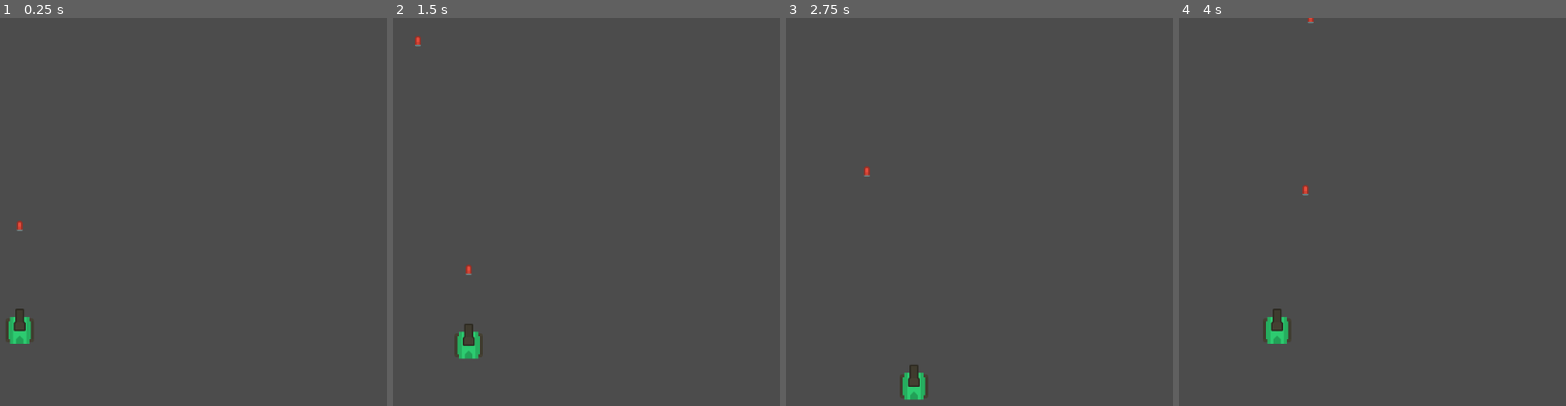
Above: before the commit, frames 1-4 (left to right).
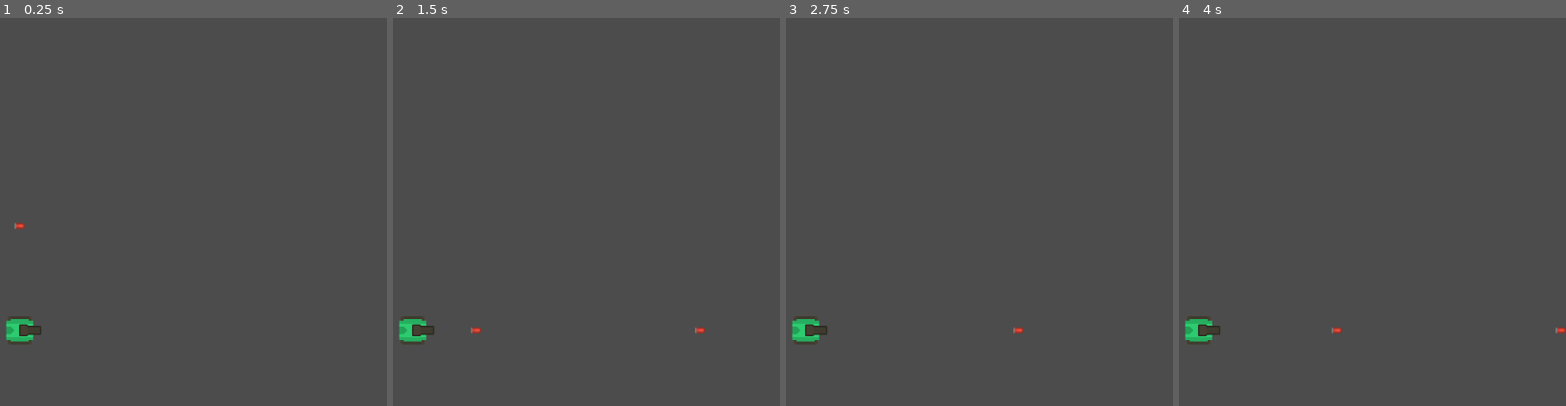
Above: after the commit, the same moments.

Repository: soapmactavish23/rogue_tank
Game: Godot game, scene res://scenes/test_area.tscn
The game is run twice, just before and just after one commit, with the same random seed, the same clock (stepped at 60 frames per second) and the same inputs.
Inputs:
- Up to frame 1 (0.25 s): no input
- Up to frame 2 (1.5 s): tap Enter at 0.5 s; hold Right (ui_right) 0.53-1.28 s; tap Space (ui_shoot) at 0.6, 1.35 s; hold Down (ui_down) from 1.28 s (still down)
- Up to frame 3 (2.75 s): release Down (ui_down) at 2.03 s; hold Right (ui_right) from 2.03 s (still down); tap Space (ui_shoot) at 2.1 s
- Up to frame 4 (4 s): release Right (ui_right) at 2.78 s; hold Up (ui_up) 2.78-3.53 s; tap Space (ui_shoot) at 2.85, 3.6 s; hold Left (ui_left) from 3.53 s (still down)

The runs differ from the first frame. In frame 1, 0.4% of the frame differs, in the area x 1-11%, y 52-84%; in frame 2, 1.2%, in the area x 1-81%, y 4-88%; in frame 3, 1.1%; in frame 4, 1.2%.
Error after the commit: Invalid type in function 'look_at' in base 'KinematicBody2D (tank.gd)'. Cannot convert argument 1 from int to Vector2. (res://scripts/tank.gd:32)

Commit message:
Criando o fogo de disparo da torreta do canhão

Diff:
--- a/project.godot
+++ b/project.godot
@@ -16,7 +16,24 @@
 
 [input]
 
+ui_left=[ Object(InputEventKey,"resource_local_to_scene":false,"resource_name":"","device":0,"alt":false,"shift":false,"control":false,"meta":false,"command":false,"pressed":false,"scancode":16777231,"unicode":0,"echo":false,"script":null)
+, Object(InputEventJoypadButton,"resource_local_to_scene":false,"resource_name":"","device":0,"button_index":14,"pressure":0.0,"pressed":false,"script":null)
+, Object(InputEventKey,"resource_local_to_scene":false,"resource_name":"","device":0,"alt":false,"shift":false,"control":false,"meta":false,"command":false,"pressed":false,"scancode":65,"unicode":0,"echo":false,"script":null)
+ ]
+ui_right=[ Object(InputEventKey,"resource_local_to_scene":false,"resource_name":"","device":0,"alt":false,"shift":false,"control":false,"meta":false,"command":false,"pressed":false,"scancode":16777233,"unicode":0,"echo":false,"script":null)
+, Object(InputEventJoypadButton,"resource_local_to_scene":false,"resource_name":"","device":0,"button_index":15,"pressure":0.0,"pressed":false,"script":null)
+, Object(InputEventKey,"resource_local_to_scene":false,"resource_name":"","device":0,"alt":false,"shift":false,"control":false,"meta":false,"command":false,"pressed":false,"scancode":68,"unicode":0,"echo":false,"script":null)
+ ]
+ui_up=[ Object(InputEventKey,"resource_local_to_scene":false,"resource_name":"","device":0,"alt":false,"shift":false,"control":false,"meta":false,"command":false,"pressed":false,"scancode":16777232,"unicode":0,"echo":false,"script":null)
+, Object(InputEventJoypadButton,"resource_local_to_scene":false,"resource_name":"","device":0,"button_index":12,"pressure":0.0,"pressed":false,"script":null)
+, Object(InputEventKey,"resource_local_to_scene":false,"resource_name":"","device":0,"alt":false,"shift":false,"control":false,"meta":false,"command":false,"pressed":false,"scancode":87,"unicode":0,"echo":false,"script":null)
+ ]
+ui_down=[ Object(InputEventKey,"resource_local_to_scene":false,"resource_name":"","device":0,"alt":false,"shift":false,"control":false,"meta":false,"command":false,"pressed":false,"scancode":16777234,"unicode":0,"echo":false,"script":null)
+, Object(InputEventJoypadButton,"resource_local_to_scene":false,"resource_name":"","device":0,"button_index":13,"pressure":0.0,"pressed":false,"script":null)
+, Object(InputEventKey,"resource_local_to_scene":false,"resource_name":"","device":0,"alt":false,"shift":false,"control":false,"meta":false,"command":false,"pressed":false,"scancode":83,"unicode":0,"echo":false,"script":null)
+ ]
 ui_shoot=[ Object(InputEventKey,"resource_local_to_scene":false,"resource_name":"","device":0,"alt":false,"shift":false,"control":false,"meta":false,"command":false,"pressed":false,"scancode":32,"unicode":0,"echo":false,"script":null)
+, Object(InputEventMouseButton,"resource_local_to_scene":false,"resource_name":"","device":0,"alt":false,"shift":false,"control":false,"meta":false,"command":false,"button_mask":0,"position":Vector2( 0, 0 ),"global_position":Vector2( 0, 0 ),"factor":1.0,"button_index":1,"pressed":false,"doubleclick":false,"script":null)
  ]
 
 [rendering]
--- a/scenes/bullet.tscn
+++ b/scenes/bullet.tscn
@@ -1,17 +1,47 @@
 [gd_scene load_steps=4 format=2]
 
-[ext_resource path="res://sprites/bulletRed1_outline.png" type="Texture" id=1]
-[ext_resource path="res://scripts/bullet.gd" type="Script" id=2]
+[ext_resource path="res://scripts/bullet.gd" type="Script" id=1]
+[ext_resource path="res://sprites/bulletRed1_outline.png" type="Texture" id=2]
 
 [sub_resource type="CapsuleShape2D" id=1]
+
+custom_solver_bias = 0.0
 radius = 4.0
 height = 8.0
 
-[node name="bullet" type="Area2D"]
-script = ExtResource( 2 )
+[node name="bullet" type="Area2D" groups=[
+"cannon_bullets",
+]]
 
-[node name="sprite" type="Sprite" parent="."]
-texture = ExtResource( 1 )
+position = Vector2( -1, 0 )
+input_pickable = true
+gravity_vec = Vector2( 0, 1 )
+gravity = 98.0
+linear_damp = 0.1
+angular_damp = 1.0
+audio_bus_override = false
+audio_bus_name = "Master"
+script = ExtResource( 1 )
+_sections_unfolded = [ "Transform" ]
 
-[node name="shape" type="CollisionShape2D" parent="."]
+[node name="sprite" type="Sprite" parent="." index="0"]
+
+rotation = 1.5708
+texture = ExtResource( 2 )
+_sections_unfolded = [ "Transform" ]
+
+[node name="shape" type="CollisionShape2D" parent="." index="1"]
+
+rotation = 1.5708
 shape = SubResource( 1 )
+_sections_unfolded = [ "Transform" ]
+
+[node name="notifier" type="VisibilityNotifier2D" parent="." index="2"]
+
+position = Vector2( 0.22695, 0.640926 )
+rotation = 1.5708
+scale = Vector2( 0.469906, 0.921668 )
+rect = Rect2( -10, -10, 20, 20 )
+_sections_unfolded = [ "Transform" ]
+
+[connection signal="screen_exited" from="notifier" to="." method="_on_notifier_screen_exited"]
--- a/scenes/tank.tscn
+++ b/scenes/tank.tscn
@@ -14,7 +14,9 @@
 
 [node name="sprite" type="Sprite" parent="." index="0"]
 
+rotation = 1.5708
 texture = ExtResource( 2 )
+_sections_unfolded = [ "Transform" ]
 
 [node name="poly" type="CollisionPolygon2D" parent="." index="1"]
 
@@ -26,9 +28,11 @@
 
 [node name="sprite" type="Sprite" parent="barrel" index="0"]
 
+rotation = 1.5708
 texture = ExtResource( 3 )
 offset = Vector2( 0, -14 )
+_sections_unfolded = [ "Transform" ]
 
 [node name="muzzle" type="Position2D" parent="barrel" index="1"]
 
-position = Vector2( 0, -41 )
+position = Vector2( 38.635, -0.433273 )
--- a/scenes/test_area.tscn
+++ b/scenes/test_area.tscn
@@ -8,18 +8,7 @@
 [node name="Tank" parent="." index="0" instance=ExtResource( 1 )]
 
 position = Vector2( 532, 419 )
-input_pickable = false
-collision_layer = 1
-collision_mask = 1
-collision/safe_margin = 0.08
 
 [node name="bullet" parent="." index="1" instance=ExtResource( 2 )]
 
 position = Vector2( 532, 379 )
-input_pickable = true
-gravity_vec = Vector2( 0, 1 )
-gravity = 98.0
-linear_damp = 0.1
-angular_damp = 1.0
-audio_bus_override = false
-audio_bus_name = "Master"
--- a/scripts/bullet.gd
+++ b/scripts/bullet.gd
@@ -1,7 +1,7 @@
 extends Area2D
 
 var vel = 400
-var dir = Vector2(0, -1)
+var dir = Vector2(0, -1) setget set_dir
 
 func _ready():
 	pass # Replace with function body.
@@ -10,3 +10,13 @@
 # Called every frame. 'delta' is the elapsed time since the previous frame.
 func _process(delta):
 	translate(dir * vel * delta)
+
+
+func _on_notifier_screen_exited():
+	queue_free()
+	pass
+
+func set_dir(val):
+	dir = val
+	rotation = dir.angle()
+	pass
--- a/scripts/tank.gd
+++ b/scripts/tank.gd
@@ -1,6 +1,6 @@
 extends KinematicBody2D
 
-var speed = 100
+var speed = 150
 var pre_bullet = preload("res://scenes/bullet.tscn")
 
 func _ready():
@@ -21,10 +21,16 @@
 		dir_y += 1
 
 	if Input.is_action_just_pressed(("ui_shoot")):
-		print("boom")
-		var bullet = pre_bullet.instance()
-		bullet.global_position = $barrel/muzzle.global_position
-		get_parent().add_child(bullet)
+		if get_tree().get_nodes_in_group("cannon_bullets").size() < 6:
+			var bullet = pre_bullet.instance()
+			bullet.global_position = $barrel/muzzle.global_position
+
+			bullet.dir = Vector2(cos(rotation), sin(rotation)).normalized()
+
+			get_parent().add_child(bullet)
+
+	look_at(dir_x)
+
 
 
 	translate(Vector2(dir_x, dir_y) * delta * speed)
